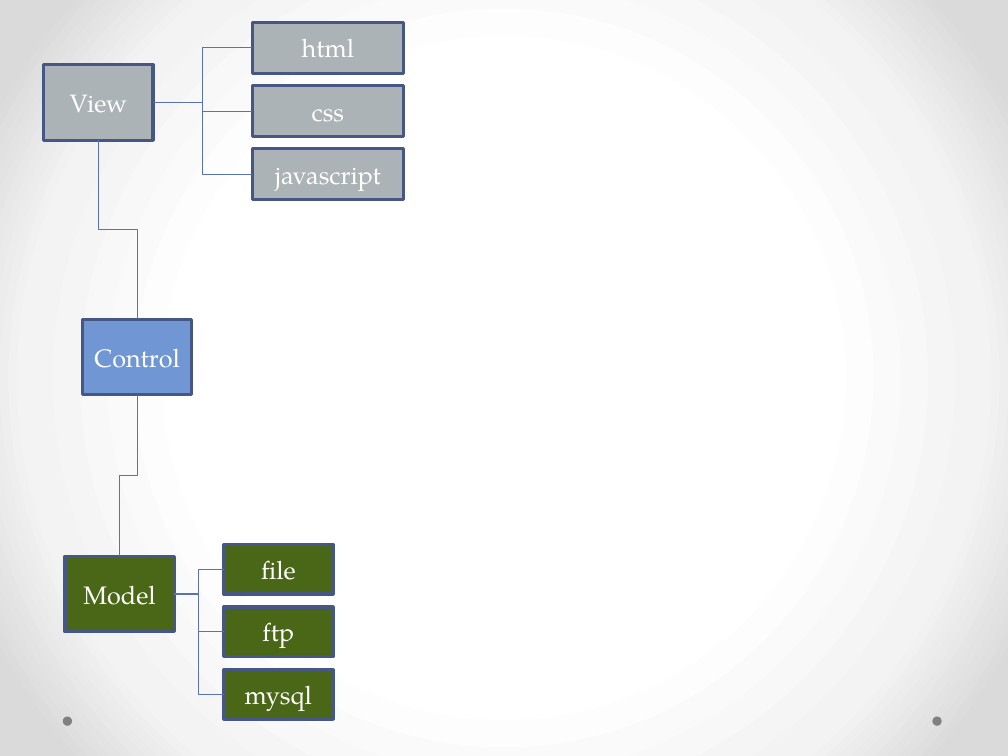
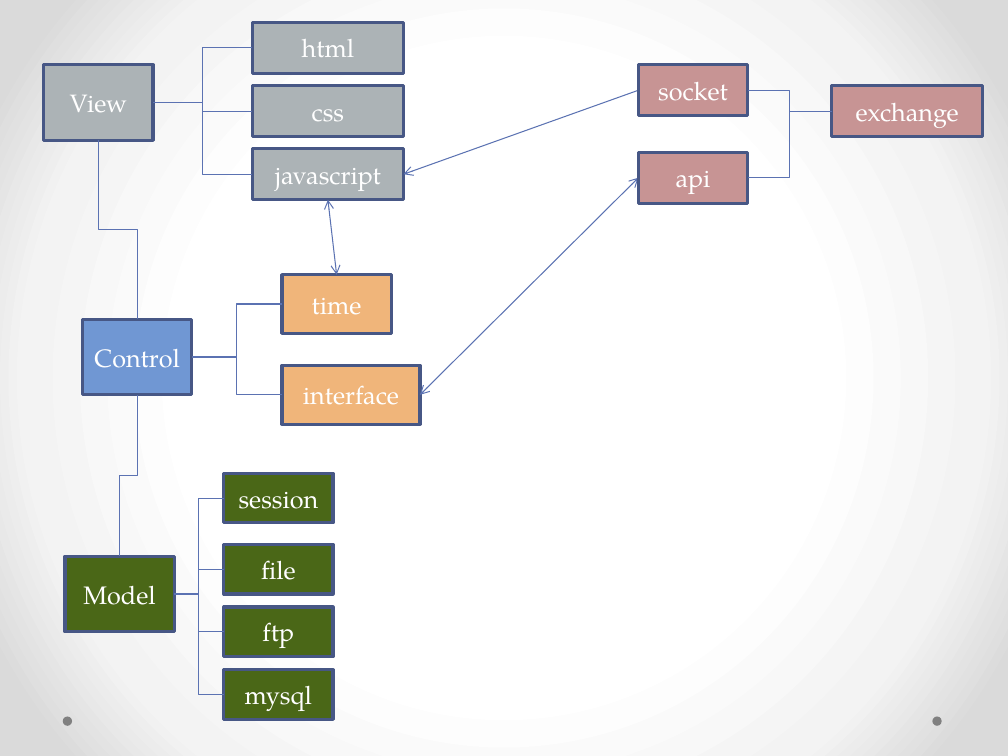
Before and after one commit to JamesLeB/Kevin, a slide deck: slide 1 of Document.pptx. Drawn at 1008x756 pixels with LibreOffice and Linux fonts; fonts in the diff are those of the drawing. Boxes give left, top, right and bottom in pixels: in the first picture for what was removed or moved away, otherwise in the second. Text is boxed around its words. In the diff, an @@ line names an element or a change of style, - is before the commit and + after.

```diff
--- a/Document.pptx
+++ b/Document.pptx
@@ rectangle added at [638, 65, 747, 116], fill #C79494, outline #475785 2.25 pt, 18 pt, text #FFFFFF @@
+socket
@@ rectangle added at [832, 86, 983, 137], fill #C79494, outline #475785 2.25 pt, 18 pt, text #FFFFFF @@
+exchange
@@ arrow added from (638, 91) to (403, 174), #5C72B2 0.75 pt @@
@@ elbow line added from (832, 111) to (748, 91), #5C72B2 0.75 pt @@
@@ elbow line added from (832, 111) to (748, 177), #5C72B2 0.75 pt @@
@@ double arrow added from (420, 395) to (638, 177), #5C72B2 0.75 pt @@
@@ rectangle added at [638, 152, 747, 204], fill #C79494, outline #475785 2.25 pt, 18 pt, text #FFFFFF @@
+api
@@ double arrow added from (337, 274) to (328, 200), #5C72B2 0.75 pt @@
@@ rectangle added at [282, 274, 391, 333], fill #F0B57A, outline #475785 2.25 pt, 18 pt, text #FFFFFF @@
+time
@@ elbow line added from (192, 357) to (282, 304), #5C72B2 0.75 pt @@
@@ elbow line added from (192, 357) to (282, 395), #5C72B2 0.75 pt @@
@@ rectangle added at [282, 365, 420, 423], fill #F0B57A, outline #475785 2.25 pt, 18 pt, text #FFFFFF @@
+interface
@@ rectangle added at [224, 474, 333, 523], fill #4A6717, outline #475785 2.25 pt, 18 pt, text #FFFFFF @@
+session
@@ elbow line added from (174, 594) to (224, 498), #5C72B2 0.75 pt @@
```
Also in this commit, not shown: 1 slide added.
